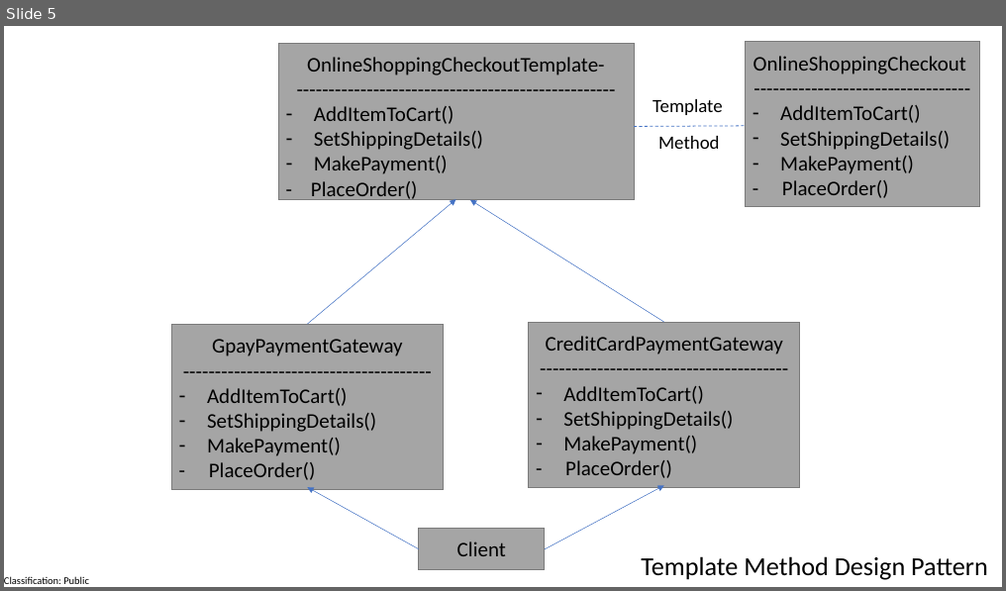
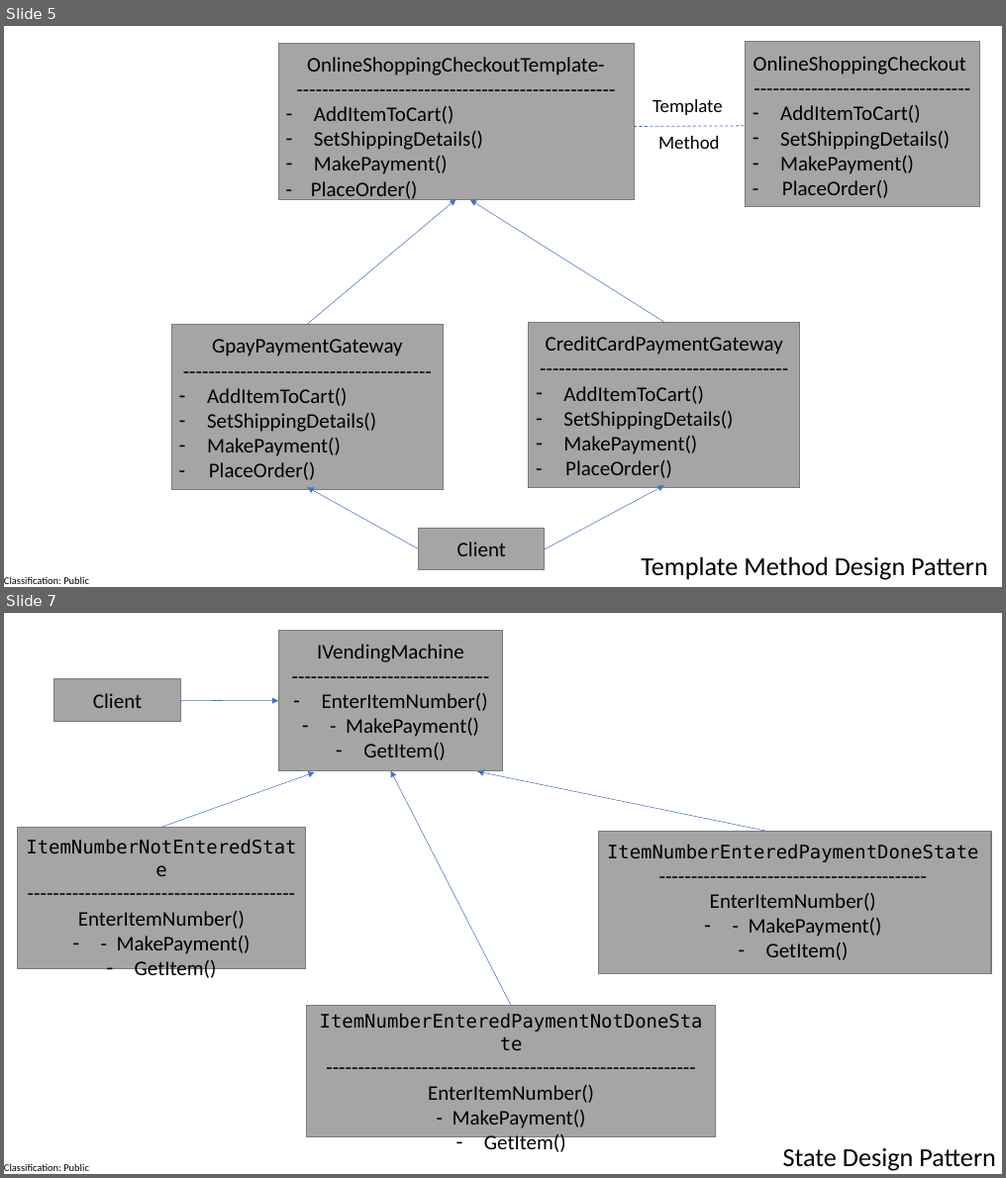
Before and after one commit to aakriti1404/DesignPatterns, a slide deck: BehavioralDesignPattern.pptx. Shown one above the other, each under a label of ours: slide 5 before the commit, slides 5 and 7 after it; the slides between them are not shown. The pictures are 1006x591 and 1006x1178 pixels, drawn with LibreOffice and Linux fonts; fonts in the diff are those of the drawing. Boxes give left, top, right and bottom in pixels: in the first picture for what was removed or moved away, otherwise in the second. Text is boxed around its words. In the diff, an @@ line names an element or a change of style, - is before the commit and + after.

```diff
--- a/BehavioralDesignPattern.pptx
+++ b/BehavioralDesignPattern.pptx
@@ slide 7 added at <box>4,613,1002,1174</box>, background #FFFFFF; not listed: 1 template element that a slide beside it also shows @@
@@ rectangle added at <box>279,630,503,771</box>, fill #A5A5A5, outline #7A7A7A 1 pt @@
@@ text added at <box>317,644,488,761</box>, 20 pt, text #000000 @@
+IVendingMachine
+-------------------------------
+– EnterItemNumber()
+– - MakePayment()
+– GetItem()
@@ rectangle added at <box>54,679,180,722</box>, fill #A5A5A5, outline #7A7A7A 1 pt @@
@@ text added at <box>93,693,142,708</box>, 20 pt, text #000000 @@
+Client
@@ line added from (118, 684) to (118, 684), #4472C4 0.5 pt @@
@@ arrow added from (180, 700) to (279, 700), #4472C4 0.5 pt @@
@@ arrow added from (161, 827) to (315, 772), #4472C4 0.5 pt @@
@@ arrow added from (512, 1006) to (391, 771), #4472C4 0.5 pt @@
@@ arrow added from (793, 837) to (477, 771), #4472C4 0.5 pt @@
@@ rectangle added at <box>17,827,306,969</box>, fill #A5A5A5, outline #7A7A7A 1 pt @@
@@ rectangle added at <box>599,832,991,973</box>, fill #A5A5A5, outline #7A7A7A 1 pt @@
@@ text added at <box>607,844,978,960</box>, 20 pt, text #000000 @@
+ItemNumberEnteredPaymentDoneState
+------------------------------------------ EnterItemNumber()
+– - MakePayment()
+– GetItem()
@@ text added at <box>78,911,251,982</box>, 20 pt, text #000000 @@
+ItemNumberNotEnteredState
+------------------------------------------ EnterItemNumber()
+– - MakePayment()
+– GetItem()
@@ rectangle added at <box>307,1006,716,1137</box>, fill #A5A5A5, outline #7A7A7A 1 pt @@
@@ text added at <box>428,1085,594,1153</box>, 20 pt, text #000000 @@
+ItemNumberEnteredPaymentNotDoneState
+---------------------------------------------------------- EnterItemNumber()
+- MakePayment()
+– GetItem()
@@ text added at <box>783,1149,996,1171</box>, 25 pt, text #000000 @@
+State Design Pattern
```
Also in this commit, not shown: 1 slide changed, 2 other slides added, 6 other files.
